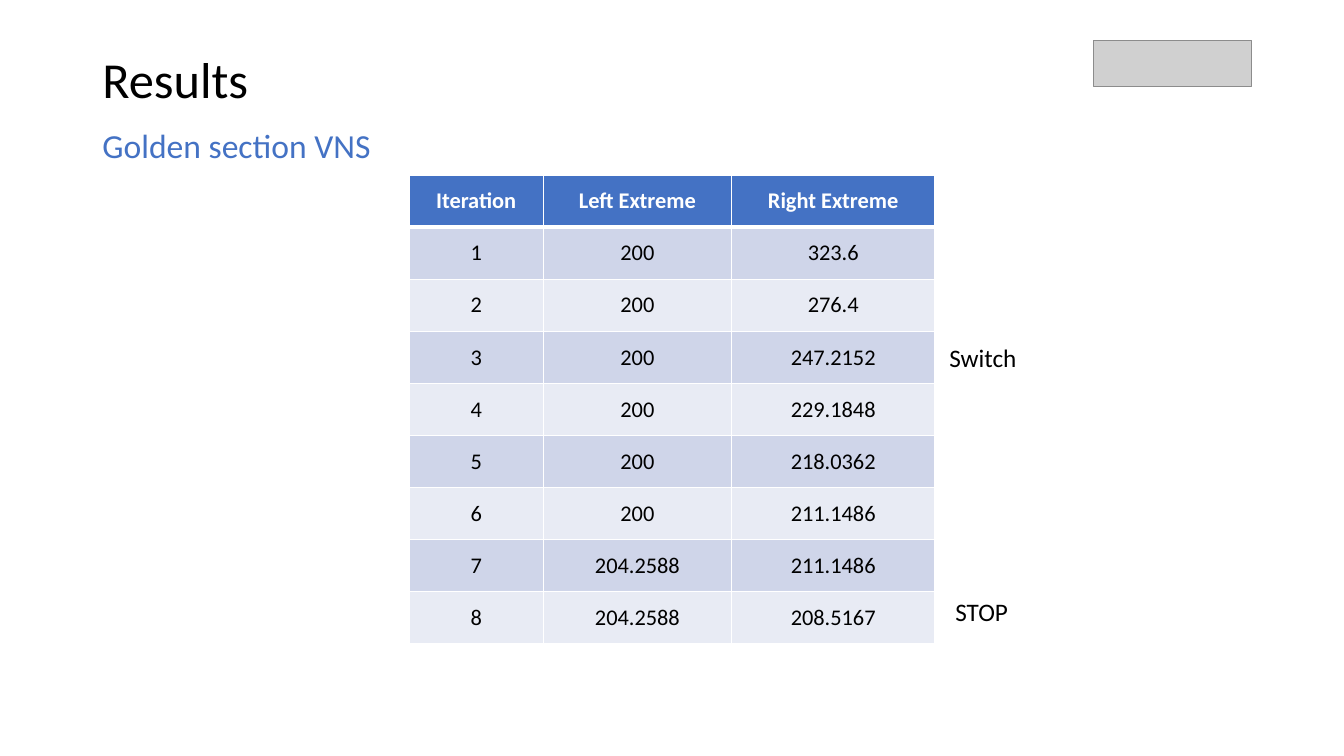
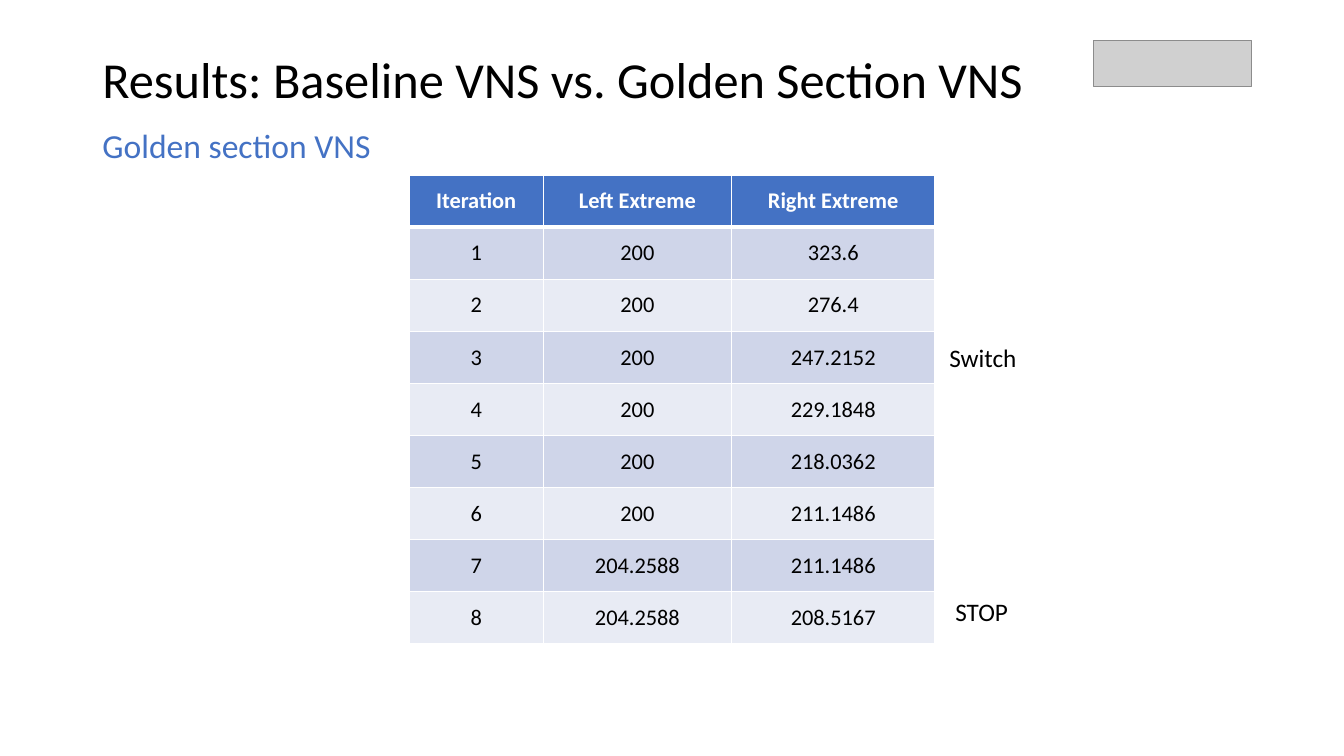
Before and after one commit to parkjan4/OptSim, a slide deck: slide 13 of Presentation.pptx. Drawn at 1344x756 pixels with LibreOffice and Linux fonts; fonts in the diff are those of the drawing; grey boxes stand for pictures. Boxes give left, top, right and bottom in pixels: in the first picture for what was removed or moved away, otherwise in the second. Text is boxed around its words. In the diff, an @@ line names an element or a change of style, - is before the commit and + after.

Commit message:
some results

```diff
--- a/Presentation.pptx
+++ b/Presentation.pptx
@@ text at (102,63,1022,99): text changed @@
-Results
+Results: Baseline VNS vs. Golden Section VNS
```
Also in this commit, not shown: 1 other slide changed, 1 slide added, 12 other files.
